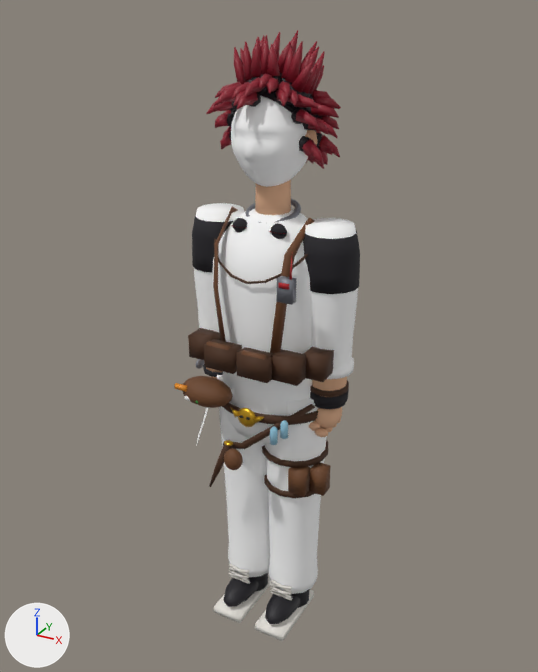
The glTF model public/models/guizo.glb: old version first, new version second.
Both versions are drawn from a 50 mm camera at (1.081, -1.992, 2.102) aimed at (-0.044, 0.054, 1.079). The axes (+X, +Y, +Z) are drawn at lower left. The lights are the same throughout. The older version comes first. Vertices at exactly the same position are counted once.

Objects in the first picture: 'head', 'part_MAT_CLOTH_gear_grey', 'part_MAT_CLOTH_pants_guizo', 'part_MAT_CLOTH_sleeve_guizo', 'part_MAT_CLOTH_tee_black', 'part_MAT_LEATHER_boot_guizo', 'part_MAT_LEATHER_leather_guizo', 'part_MAT_LEATHER_leather_guizo_dk', 'part_MAT_LEATHER_sole_white', 'part_MAT_SKIN_skin_guizo', 'prop_hair', 'torso' and 6 more.
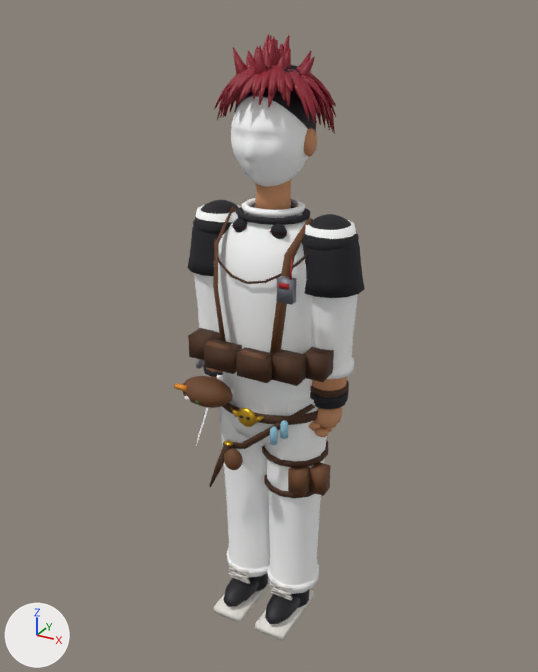
Diff of the bpy script that builds the scene:
```diff
--- a/public/models/guizo.glb.py
+++ b/public/models/guizo.glb.py
@@ me_part_mat_cloth_sleeve_guizo @@
-me_part_mat_cloth_sleeve_guizo.from_pydata(...)  # 372 vertices, 728 faces; spans x -0.285..0.285, y -0.089..0.089, z 1.039..1.514
+me_part_mat_cloth_sleeve_guizo.from_pydata(...)  # 498 vertices, 978 faces; spans x -0.285..0.285, y -0.094..0.097, z 1.039..1.555
+# me_part_mat_cloth_sleeve_guizo part 1: a new loose piece of 126 vertices spanning x -0.101..0.1, y -0.094..0.097, z 1.533..1.555, in mat_mat_cloth_sleeve_guizo (white #ffffff)
 me_part_mat_cloth_sleeve_guizo.materials.append(mat_mat_cloth_sleeve_guizo)
@@ me_part_mat_cloth_tee_black @@
-me_part_mat_cloth_tee_black.from_pydata(...)  # 410 vertices, 780 faces; spans x -0.288..0.288, y -0.193..0.274, z 0.889..1.519
+me_part_mat_cloth_tee_black.from_pydata(...)  # 820 vertices, 1590 faces; spans x -0.305..0.305, y -0.193..0.274, z 0.889..1.541
+# me_part_mat_cloth_tee_black part 2: a new loose piece of 128 vertices spanning x 0.104..0.278, y -0.095..0.095, z 1.417..1.541, in mat_mat_cloth_tee_black (black #1e1b21)
+# me_part_mat_cloth_tee_black part 3: a new loose piece of 128 vertices spanning x -0.278..-0.104, y -0.095..0.095, z 1.417..1.541, in mat_mat_cloth_tee_black (black #1e1b21)
+# me_part_mat_cloth_tee_black part 4: a new loose piece of 126 vertices spanning x -0.119..0.118, y -0.106..0.11, z 1.514..1.534, in mat_mat_cloth_tee_black (black #1e1b21)
+# me_part_mat_cloth_tee_black part 5: 57 vertices removed from x 0.104..0.288, y -0.093..0.093, z 1.326..1.492; 71 vertices added at x 0.096..0.305, y -0.107..0.107, z 1.32..1.492
+# me_part_mat_cloth_tee_black part 6: 57 vertices removed from x -0.288..-0.104, y -0.093..0.093, z 1.326..1.492; 71 vertices added at x -0.305..-0.096, y -0.107..0.107, z 1.32..1.492
 me_part_mat_cloth_tee_black.materials.append(mat_mat_cloth_tee_black)
@@ me_prop_hair @@
-me_prop_hair.from_pydata(...)  # 4393 vertices, 8112 faces; spans x -0.201..0.202, y -0.185..0.221, z 1.649..2.045
+me_prop_hair.from_pydata(...)  # 7999 vertices, 15048 faces; spans x -0.181..0.177, y -0.162..0.212, z 1.705..2.036
+# me_prop_hair part 7: the loose piece of 33 vertices spanning x -0.02..0.021, y -0.169..-0.053, z 1.881..1.927 is rebuilt with 51 vertices and now spans x -0.037..0.02, y -0.146..-0.056, z 1.878..1.938
+# me_prop_hair part 8: the loose piece of 33 vertices spanning x -0.008..0.032, y -0.119..-0.037, z 1.893..1.936 is rebuilt with 51 vertices and now spans x -0.017..0.039, y -0.15..-0.042, z 1.888..1.943
+# me_prop_hair part 9: the loose piece of 33 vertices spanning x 0.041..0.106, y -0.117..-0.033, z 1.873..1.918 is rebuilt with 51 vertices and now spans x 0.02..0.1, y -0.107..-0.018, z 1.87..1.939
+# me_prop_hair part 10: the loose piece of 33 vertices spanning x 0.012..0.06, y -0.128..-0.044, z 1.882..1.927 is rebuilt with 51 vertices and now spans x 0.008..0.068, y -0.128..-0.037, z 1.879..1.937
+# me_prop_hair part 11: 69 loose pieces with 2277 vertices, spanning x -0.201..0.202, y -0.185..0.2, z 1.649..2.045, are deleted
+# me_prop_hair part 12: 1 vertex moved within x -0.058, y 0.006, z 1.925; 1020 vertices removed from x -0.181..0.189, y -0.175..0.221, z 1.724..2.024; 6831 vertices added at x -0.181..0.177, y -0.162..0.212, z 1.757..2.036
 me_prop_hair.materials.append(mat_mat_hair_hair_guizo_root)
```

What differs and where, as boxes [x1, y1, x2, y2] in the pictures (538 x 672 px; the box of a moved part takes in the faces that stretch with it):
'prop_hair', reshaped
    before: [206, 30, 341, 169]
    after: [214, 34, 336, 134]
'part_MAT_CLOTH_tee_black', reshaped (7% taller)
    before: [192, 215, 360, 420]
    after: [188, 200, 365, 420]
'part_MAT_CLOTH_sleeve_guizo', reshaped
    before: [194, 203, 358, 379]
    after: [194, 198, 358, 379]
part 1 of me_part_mat_cloth_sleeve_guizo, added
    after: [241, 198, 305, 217]
part 2 of me_part_mat_cloth_tee_black, added (black)
    after: [302, 214, 359, 251]
part 3 of me_part_mat_cloth_tee_black, added (black)
    after: [193, 200, 239, 234]
part 4 of me_part_mat_cloth_tee_black, added (black)
    after: [236, 206, 311, 225]
part 5 of me_part_mat_cloth_tee_black, moved or reshaped
    before: [303, 231, 360, 294]
    after: [303, 233, 365, 298]
part 6 of me_part_mat_cloth_tee_black, moved or reshaped
    before: [192, 215, 233, 273]
    after: [188, 217, 223, 276]
part 7 of me_prop_hair, rebuilt (not visible afterwards)
    before: [243, 77, 266, 97]
part 8 of me_prop_hair, rebuilt
    before: [259, 73, 272, 88]
    after: [254, 75, 263, 94]
part 9 of me_prop_hair, rebuilt
    before: [277, 81, 291, 98]
    after: [285, 86, 288, 101]
part 10 of me_prop_hair, rebuilt (not visible afterwards)
    before: [266, 77, 279, 95]
part 11 of me_prop_hair, deleted
    before: [206, 30, 341, 169]
part 12 of me_prop_hair, reshaped
    before: [215, 39, 339, 117]
    after: [214, 34, 336, 134]
